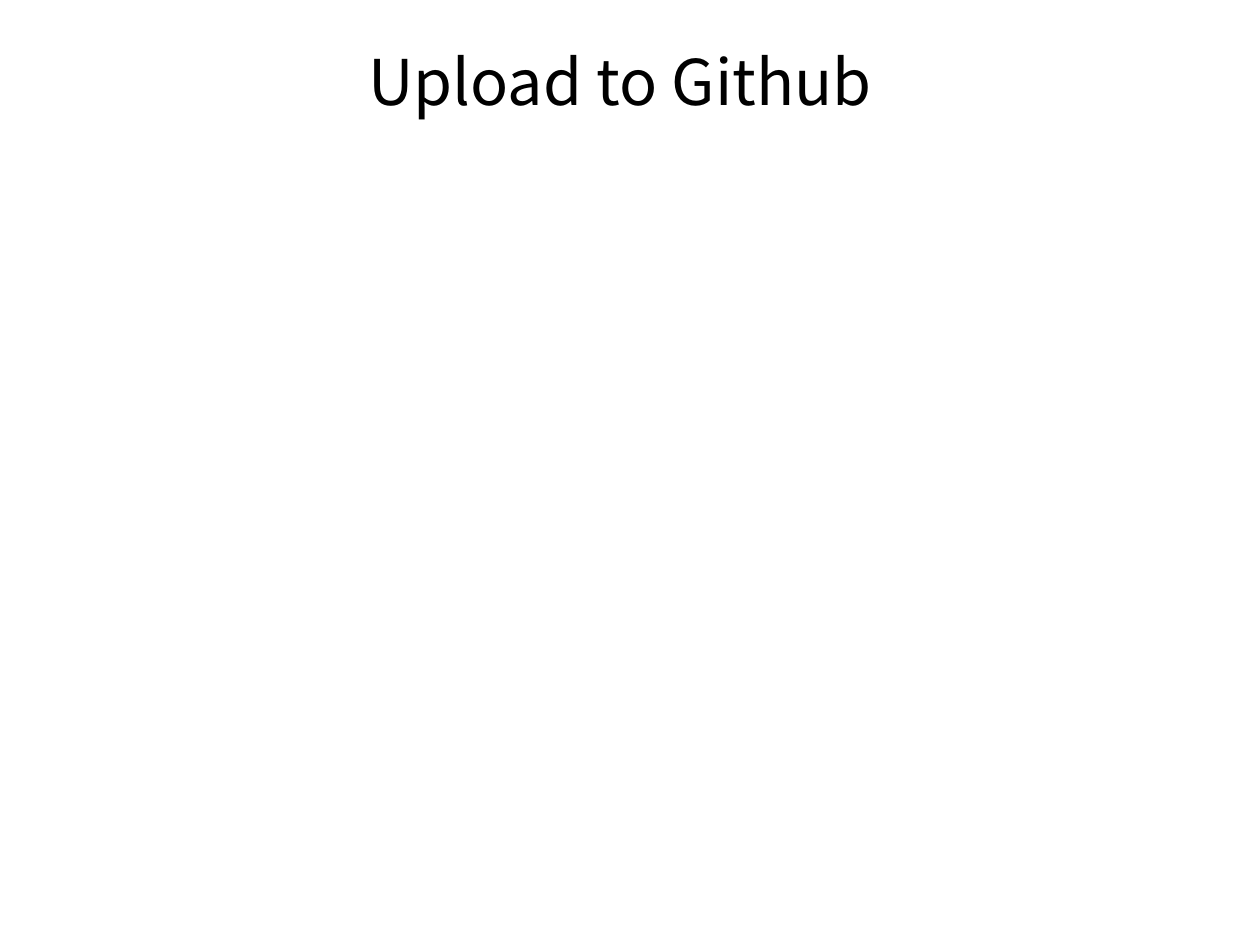
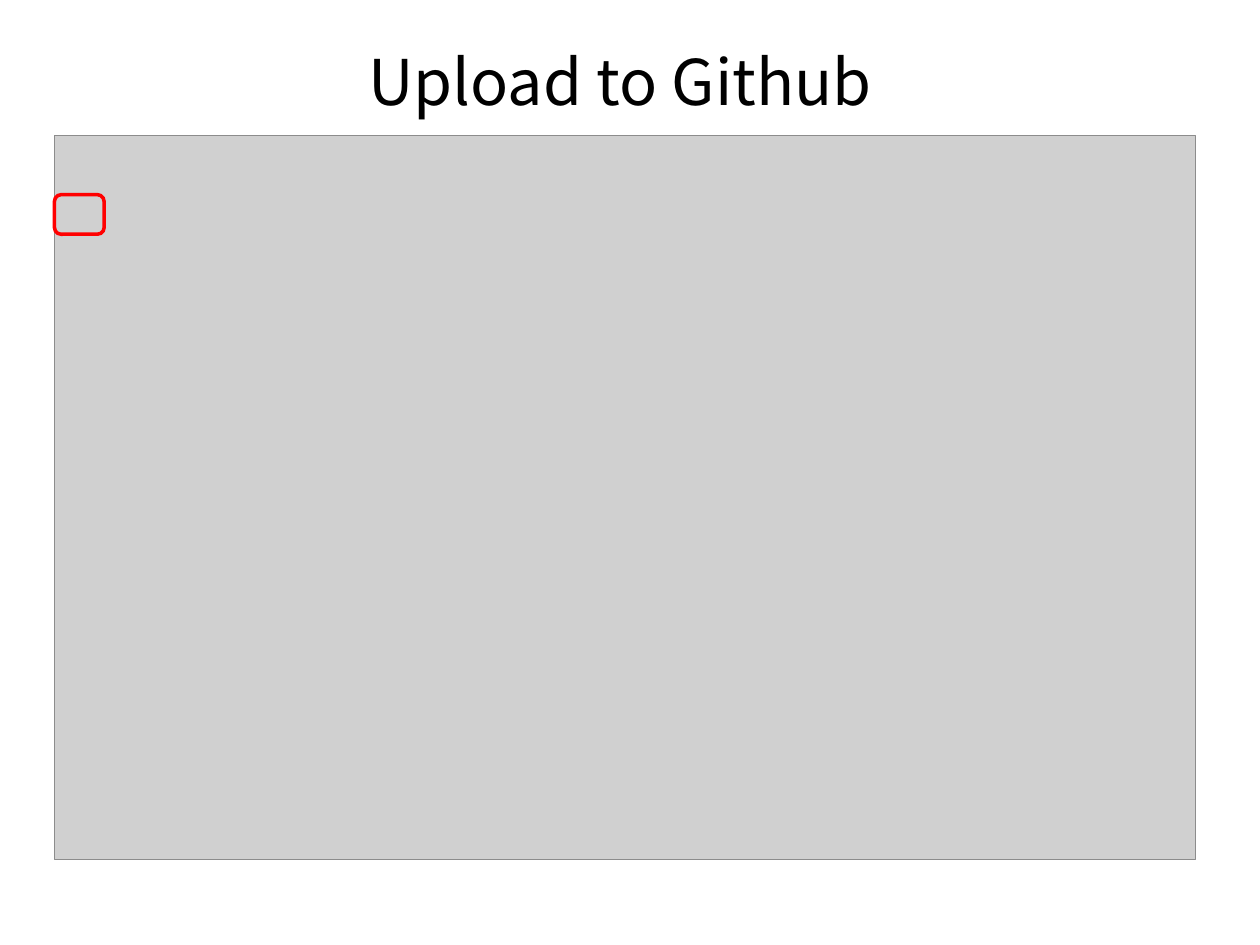
Before and after one commit to seiching/pythonclass, a slide deck: slide 18 of 0921_Class/Python安裝.ppt (slide 16 before the commit). Drawn at 1260x945 pixels with LibreOffice and Linux fonts; fonts in the diff are those of the drawing; grey boxes stand for pictures. Boxes give left, top, right and bottom in pixels: in the first picture for what was removed or moved away, otherwise in the second. Text is boxed around its words. In the diff, an @@ line names an element or a change of style, - is before the commit and + after.

Commit message:
Finish .ppt

```diff
--- a/0921_Class/Python安裝.ppt
+++ b/0921_Class/Python安裝.ppt
@@ picture added at (54, 135, 1196, 859) @@
@@ rounded rectangle added at (54, 195, 103, 234), outline #FF0000 2.01 pt @@
```
Also in this commit, not shown: 1 other slide changed, 5 slides added, 7 slides removed.
